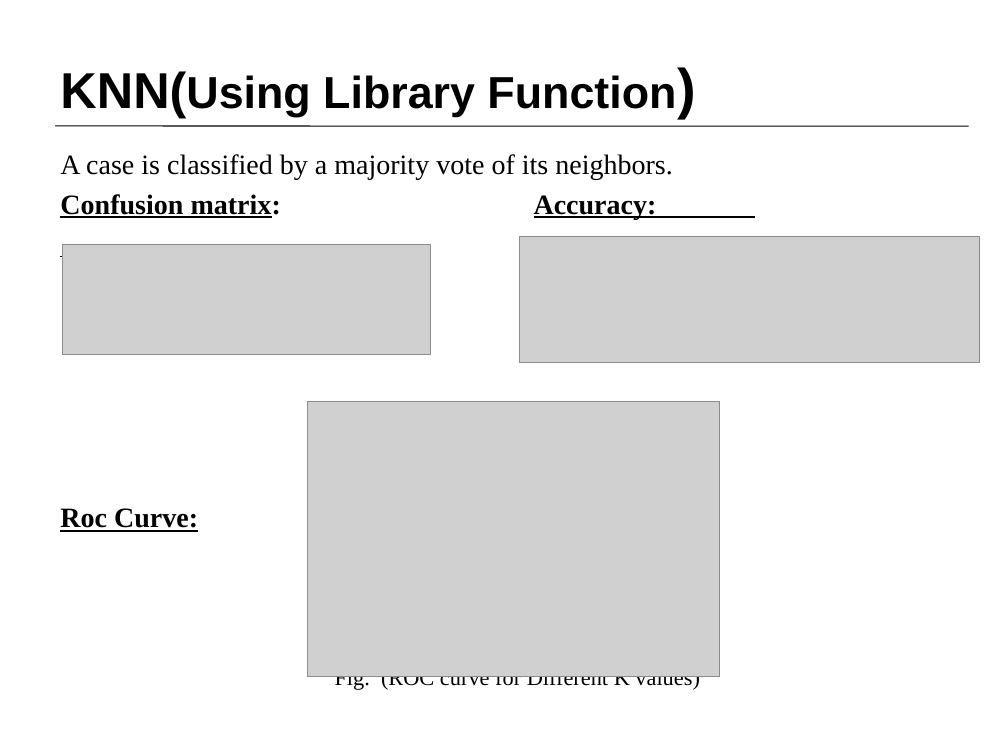
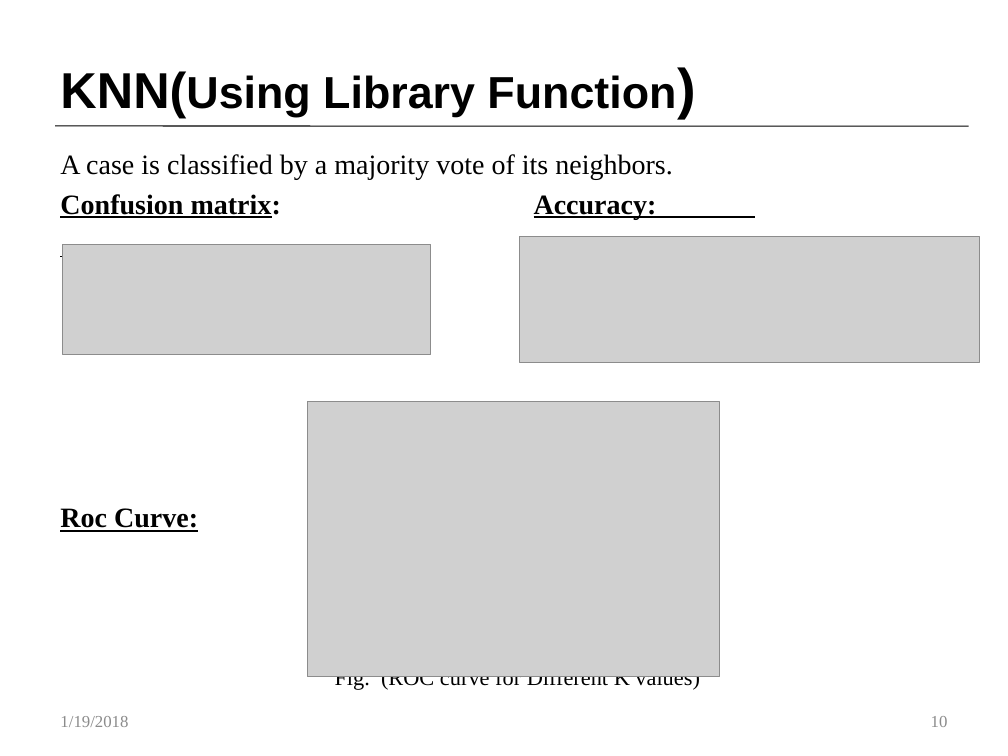
Before and after one commit to Customer-Churn-Prediction/Project-Machine-Learning, a slide deck: slide 10 of Customer Churn Prediction In Telecom Industry.pptx. Drawn at 1008x756 pixels with LibreOffice and Linux fonts; fonts in the diff are those of the drawing; grey boxes stand for pictures. Boxes give left, top, right and bottom in pixels: in the first picture for what was removed or moved away, otherwise in the second. Text is boxed around its words. In the diff, an @@ line names an element or a change of style, - is before the commit and + after.

```diff
--- a/Customer Churn Prediction In Telecom Industry.pptx
+++ b/Customer Churn Prediction In Telecom Industry.pptx
@@ text added at box(60, 716, 128, 727), 12 pt, text #8C8C8C @@
+1/19/2018
@@ page number added at box(931, 716, 948, 727), 12 pt, text #8C8C8C @@
+10
```
Also in this commit, not shown: 15 other slides changed, 1 slide added, 1 slide removed.
